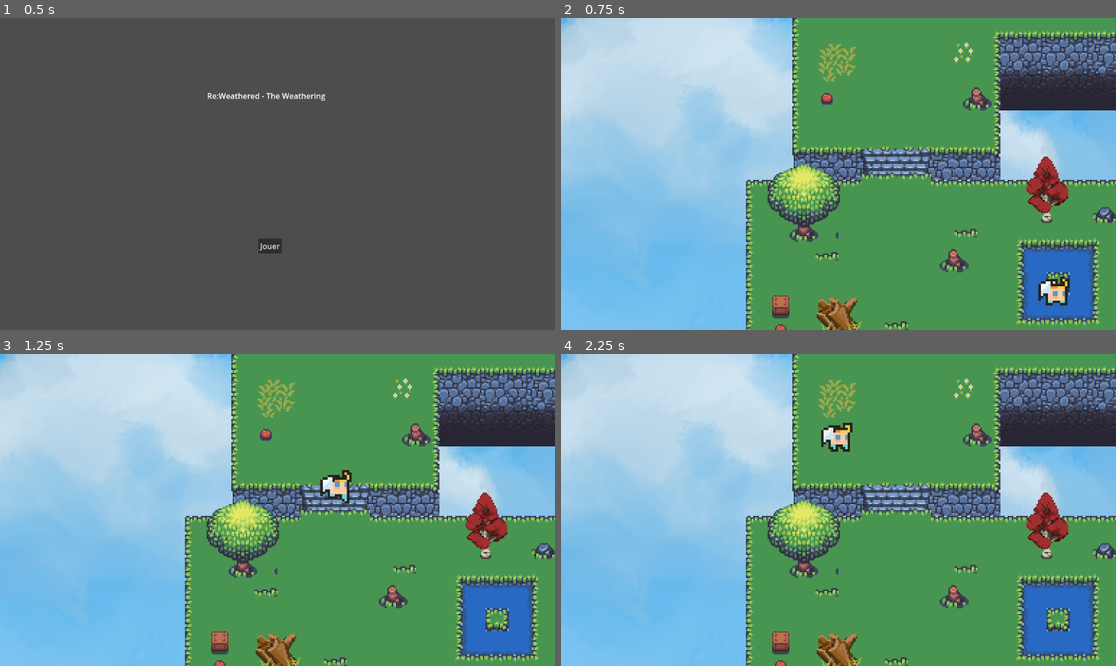
Above: before the commit, frames 1-4 (two rows, left to right).
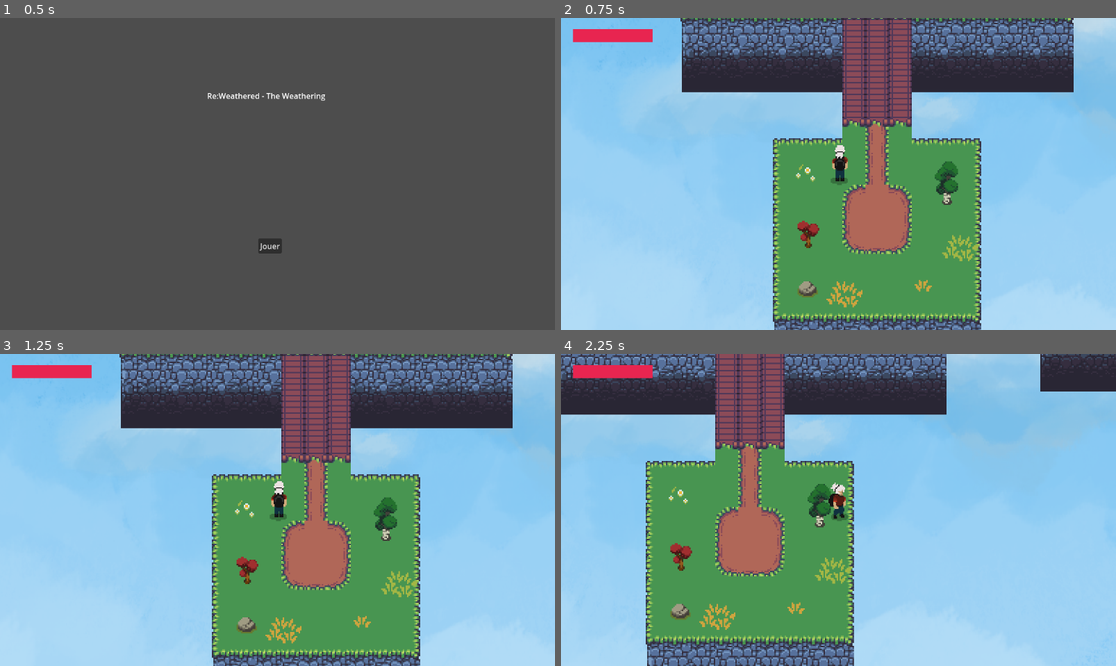
Above: after the commit, the same moments.

Repository: ivelter/cgj2024
Game: Godot game, scene res://scenes/menu/mainmenu.tscn
Two runs of this game, one before a commit and one after it. Both use one fixed random seed, a clock stepped at 60 frames per second and the inputs below.
Inputs:
- Up to frame 1 (0.5 s): no input
- Up to frame 2 (0.75 s): click "Jouer" at 0.5 s
- Up to frame 3 (1.25 s): no input
- Up to frame 4 (2.25 s): tap Enter at 1.25 s; hold D (move_right) 1.28-2.03 s; hold Shift (dash) 1.28-2.03 s; hold S (move_down) from 2.03 s (still down); tap Q (interact) at 2.1 s

Frame 1 is identical in both runs. In frame 2, 77% of the frame differs, in the area x 0-100%, y 0-100%; in frame 3, 77%; in frame 4, 88%.

Commit message:
fix ange

Diff:
--- a/entities/enemies/ange/ange.tscn
+++ b/entities/enemies/ange/ange.tscn
@@ -86,26 +86,27 @@
 radius = 873.112
 
 [node name="ange" type="CharacterBody2D"]
-position = Vector2(18, 155)
+position = Vector2(20, 131)
 collision_layer = 2
 collision_mask = 2
 script = ExtResource("1_2ys4e")
 
 [node name="AnimatedSprite2D" type="AnimatedSprite2D" parent="."]
 texture_filter = 1
-position = Vector2(558.75, 152.25)
+position = Vector2(-2.99994, -14)
 scale = Vector2(5, 5)
 sprite_frames = SubResource("SpriteFrames_ig5il")
 animation = &"idling"
 
 [node name="CollisionShape2D" type="CollisionShape2D" parent="."]
-position = Vector2(566.5, 165)
+position = Vector2(4.75, -1.25)
 shape = SubResource("RectangleShape2D_62ps0")
 
 [node name="ColisionShape" type="Area2D" parent="."]
+position = Vector2(4.25, 1.75)
 
 [node name="CollisionShape2D" type="CollisionShape2D" parent="ColisionShape"]
-position = Vector2(549, 146)
+position = Vector2(-5.25, -1.75)
 shape = SubResource("CircleShape2D_43cog")
 
 [connection signal="body_entered" from="ColisionShape" to="." method="_on_colision_shape_body_entered"]
--- a/entities/player/player.tscn
+++ b/entities/player/player.tscn
@@ -404,7 +404,6 @@
 [sub_resource type="RectangleShape2D" id="RectangleShape2D_e8x0y"]
 size = Vector2(19.75, 53)
 
-[node name="Player" type="CharacterBody2D" groups=["player"]]
 [sub_resource type="StyleBoxFlat" id="StyleBoxFlat_0ivq8"]
 bg_color = Color(0.352941, 0.27451, 0.392157, 0.509804)
 
@@ -431,29 +430,27 @@
 shape = SubResource("RectangleShape2D_porep")
 debug_color = Color(0.67451, 0.278431, 0.203922, 0.419608)
 
-[node name="Area2D" type="Area2D" parent="." groups=["player"]]
-
-[node name="UpInteractCollision" type="CollisionShape2D" parent="Area2D"]
+[node name="UpInteractCollision" type="CollisionShape2D" parent="."]
 texture_filter = 1
 position = Vector2(-0.5, -32)
 shape = SubResource("RectangleShape2D_ryj7v")
 disabled = true
 debug_color = Color(0.239216, 0.529412, 0.4, 0.419608)
 
-[node name="DownInteractCollision" type="CollisionShape2D" parent="Area2D"]
-position = Vector2(84, 129)
+[node name="DownInteractCollision" type="CollisionShape2D" parent="."]
+position = Vector2(0, 28)
 shape = SubResource("RectangleShape2D_ryj7v")
 disabled = true
 debug_color = Color(0.239216, 0.529412, 0.4, 0.419608)
 
-[node name="LeftInteractCollision" type="CollisionShape2D" parent="Area2D"]
-position = Vector2(54, 98.5)
+[node name="LeftInteractCollision" type="CollisionShape2D" parent="."]
+position = Vector2(-30, -2.5)
 shape = SubResource("RectangleShape2D_e8x0y")
 disabled = true
 debug_color = Color(0.329412, 0.407843, 0.882353, 0.419608)
 
-[node name="RightInteractCollision" type="CollisionShape2D" parent="Area2D"]
-position = Vector2(111, 98)
+[node name="RightInteractCollision" type="CollisionShape2D" parent="."]
+position = Vector2(27, -3)
 shape = SubResource("RectangleShape2D_e8x0y")
 disabled = true
 debug_color = Color(0.329412, 0.407843, 0.882353, 0.419608)
